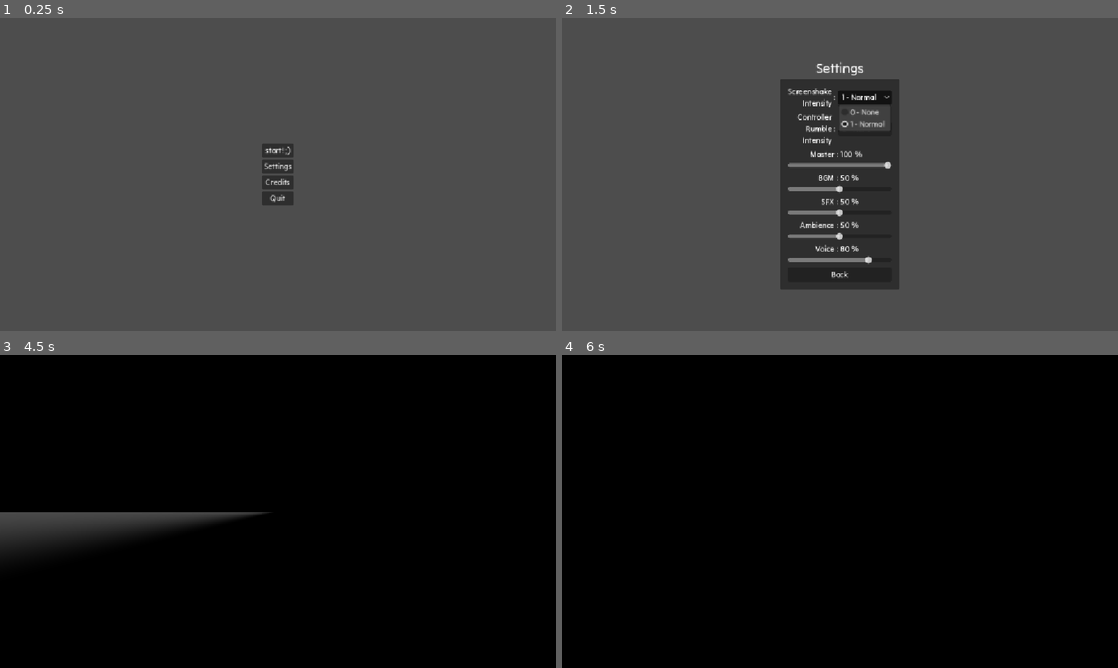
Above: before the commit, frames 1-4 (two rows, left to right).
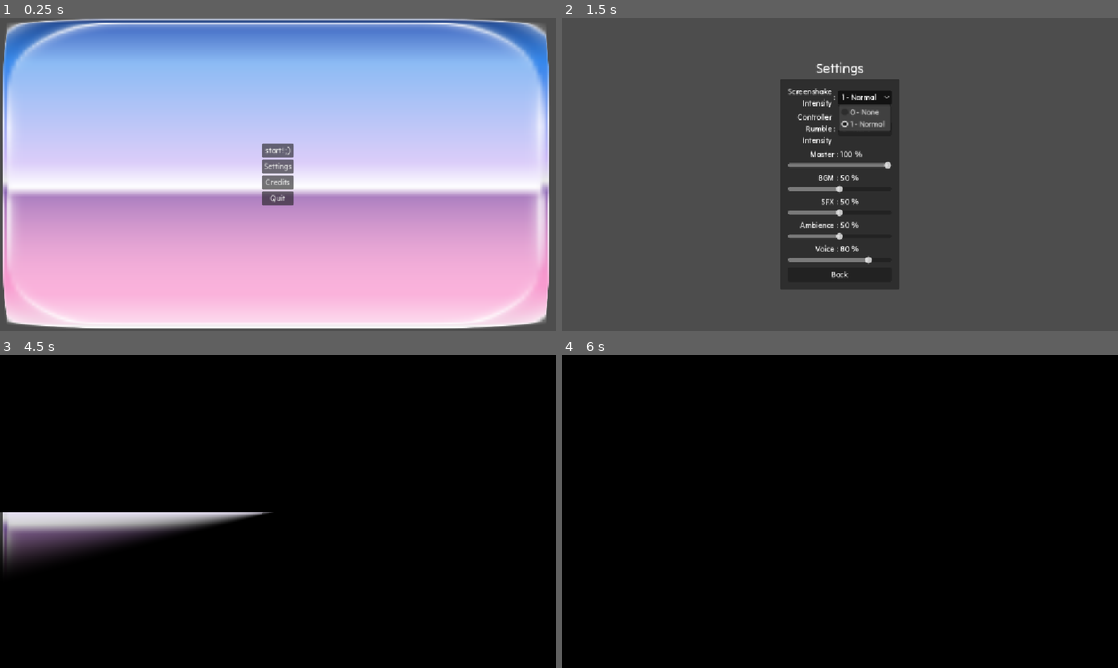
Above: after the commit, the same moments.

Repository: vhoyer/ludum_dare_60
Game: Godot game, scene res://stages/main_menu/main_menu.tscn
The game is run twice, just before and just after one commit, with the same random seed, the same clock (stepped at 60 frames per second) and the same inputs.
Inputs:
- Up to frame 1 (0.25 s): no input
- Up to frame 2 (1.5 s): click "Settings" at 0.5 s; click "1 - Normal" at 1.25 s
- Up to frame 3 (4.5 s): click "1 - Normal" at 2 s; click "0 - None" at 2.75 s; click "Back" at 3.5 s; click "Credits" at 4.25 s
- Up to frame 4 (6 s): click "Back" at 5 s; click "start! ,)" at 5.75 s

The runs differ from the first frame. In frame 1, 97% of the frame differs, in the area x 0-99%, y 0-100%; in frame 2, nothing differs; in frame 3, 3.8%; in frame 4, nothing differs.

Commit message:
Add Proof of Concept 9-Rect to Main Menu

Diff:
--- a/stages/main_menu/main_menu.tscn
+++ b/stages/main_menu/main_menu.tscn
@@ -7,39 +7,63 @@
 [ext_resource type="Script" uid="uid://tv3dksflndin" path="res://stages/main_menu/quit_button.gd" id="4_7wn7o"]
 [ext_resource type="Script" uid="uid://ueeqi2h4imq1" path="res://stages/main_menu/settings_button.gd" id="4_jofpu"]
 [ext_resource type="Script" uid="uid://ds3sxjjlpw56p" path="res://stages/main_menu/credits_button.gd" id="5_mcab4"]
+[ext_resource type="Texture2D" uid="uid://cxyp8fc1co4sa" path="res://assets/dice/blank.png" id="8_onbu3"]
 
-[node name="Main" type="CenterContainer" unique_id=1983816057]
+[node name="Main" type="Control" unique_id=1060325929]
+layout_mode = 3
 anchors_preset = 15
 anchor_right = 1.0
 anchor_bottom = 1.0
 grow_horizontal = 2
 grow_vertical = 2
 
-[node name="VBoxContainer" type="VBoxContainer" parent="." unique_id=832967596]
+[node name="NinePatchRect" type="NinePatchRect" parent="." unique_id=1807383795]
+layout_mode = 1
+anchors_preset = 15
+anchor_right = 1.0
+anchor_bottom = 1.0
+grow_horizontal = 2
+grow_vertical = 2
+texture = ExtResource("8_onbu3")
+region_rect = Rect2(4, 8, 170, 157.5)
+patch_margin_left = 15
+patch_margin_top = 12
+patch_margin_right = 22
+patch_margin_bottom = 17
+
+[node name="MainCentered" type="CenterContainer" parent="." unique_id=1983816057]
+layout_mode = 1
+anchors_preset = 15
+anchor_right = 1.0
+anchor_bottom = 1.0
+grow_horizontal = 2
+grow_vertical = 2
+
+[node name="VBoxContainer" type="VBoxContainer" parent="MainCentered" unique_id=832967596]
 layout_mode = 2
 
-[node name="StartButton" type="Button" parent="VBoxContainer" unique_id=303258699]
+[node name="StartButton" type="Button" parent="MainCentered/VBoxContainer" unique_id=303258699]
 layout_mode = 2
 text = "start! ;)"
 script = ExtResource("1_6almw")
 next_stage = "uid://boew20gyqimy6"
 
-[node name="CursorOnParent" type="Node" parent="VBoxContainer/StartButton" unique_id=202094876]
+[node name="CursorOnParent" type="Node" parent="MainCentered/VBoxContainer/StartButton" unique_id=202094876]
 script = ExtResource("2_wyd67")
 cursor = ExtResource("3_7wn7o")
 metadata/_custom_type_script = "uid://d161jm3n6y53c"
 
-[node name="SettingsButton" type="Button" parent="VBoxContainer" unique_id=1420342401]
+[node name="SettingsButton" type="Button" parent="MainCentered/VBoxContainer" unique_id=1420342401]
 layout_mode = 2
 text = "Settings"
 script = ExtResource("4_jofpu")
 
-[node name="CreditsButton" type="Button" parent="VBoxContainer" unique_id=157921323]
+[node name="CreditsButton" type="Button" parent="MainCentered/VBoxContainer" unique_id=157921323]
 layout_mode = 2
 text = "Credits"
 script = ExtResource("5_mcab4")
 
-[node name="QuitButton" type="Button" parent="VBoxContainer" unique_id=493804935]
+[node name="QuitButton" type="Button" parent="MainCentered/VBoxContainer" unique_id=493804935]
 layout_mode = 2
 text = "Quit"
 script = ExtResource("4_7wn7o")
@@ -49,7 +73,7 @@
 
 [node name="GameCursor" parent="Camera2D" unique_id=1907159996 instance=ExtResource("2_owbi8")]
 
-[connection signal="button_down" from="VBoxContainer/StartButton" to="VBoxContainer/StartButton" method="_on_button_down"]
-[connection signal="pressed" from="VBoxContainer/SettingsButton" to="VBoxContainer/SettingsButton" method="_on_pressed"]
-[connection signal="pressed" from="VBoxContainer/CreditsButton" to="VBoxContainer/CreditsButton" method="_on_pressed"]
-[connection signal="pressed" from="VBoxContainer/QuitButton" to="VBoxContainer/QuitButton" method="_on_pressed"]
+[connection signal="button_down" from="MainCentered/VBoxContainer/StartButton" to="MainCentered/VBoxContainer/StartButton" method="_on_button_down"]
+[connection signal="pressed" from="MainCentered/VBoxContainer/SettingsButton" to="MainCentered/VBoxContainer/SettingsButton" method="_on_pressed"]
+[connection signal="pressed" from="MainCentered/VBoxContainer/CreditsButton" to="MainCentered/VBoxContainer/CreditsButton" method="_on_pressed"]
+[connection signal="pressed" from="MainCentered/VBoxContainer/QuitButton" to="MainCentered/VBoxContainer/QuitButton" method="_on_pressed"]
